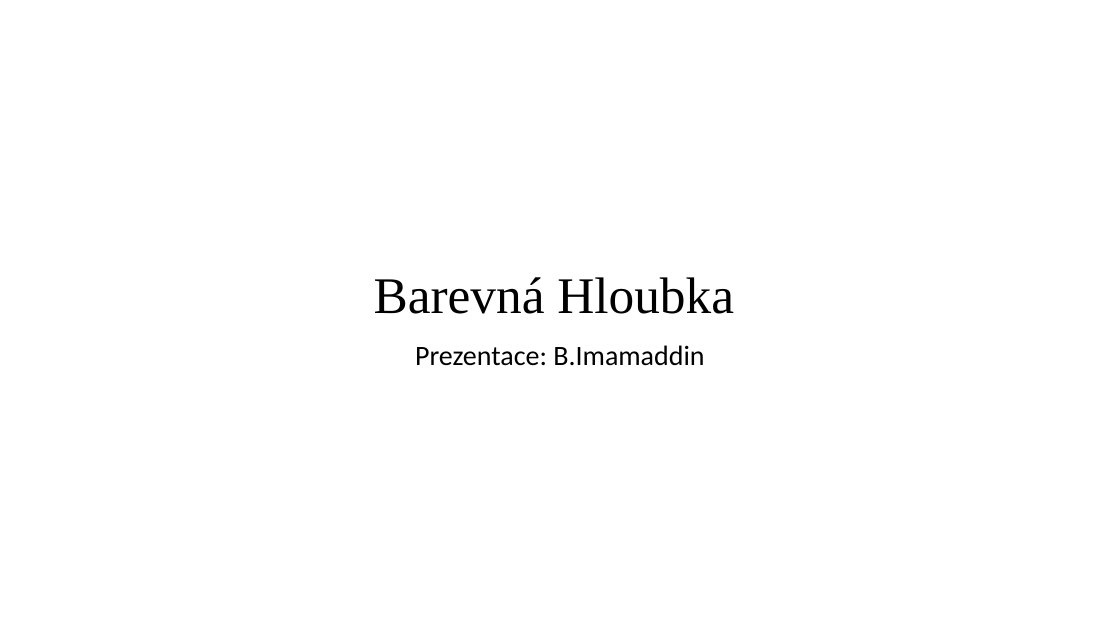
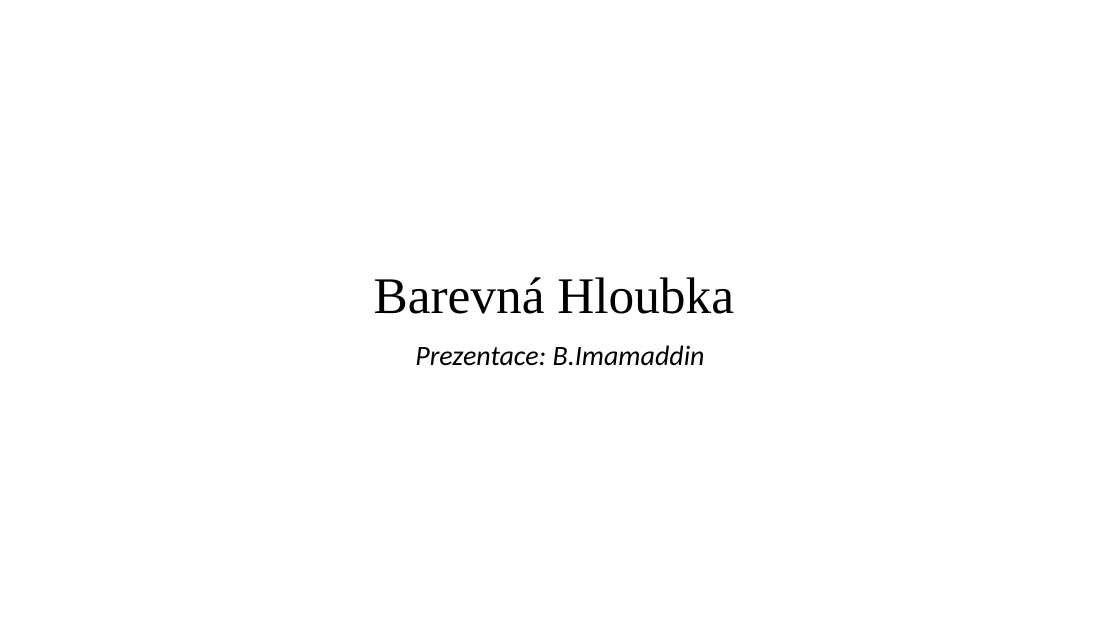
Before and after one commit to ibabayev7/barva, a slide deck: slide 1 of Presentation for IT.pptx. Drawn at 1120x630 pixels with LibreOffice and Linux fonts; fonts in the diff are those of the drawing; background and template pictures are left out. Boxes give left, top, right and bottom in pixels: in the first picture for what was removed or moved away, otherwise in the second. Text is boxed around its words. In the diff, an @@ line names an element or a change of style, - is before the commit and + after.

```diff
--- a/Presentation for IT.pptx
+++ b/Presentation for IT.pptx
@@ subtitle "Prezentace: B.Imamaddin" at <box>415,345,705,366</box>: italic on @@
```
Also in this commit, not shown: 14 other slides changed.
